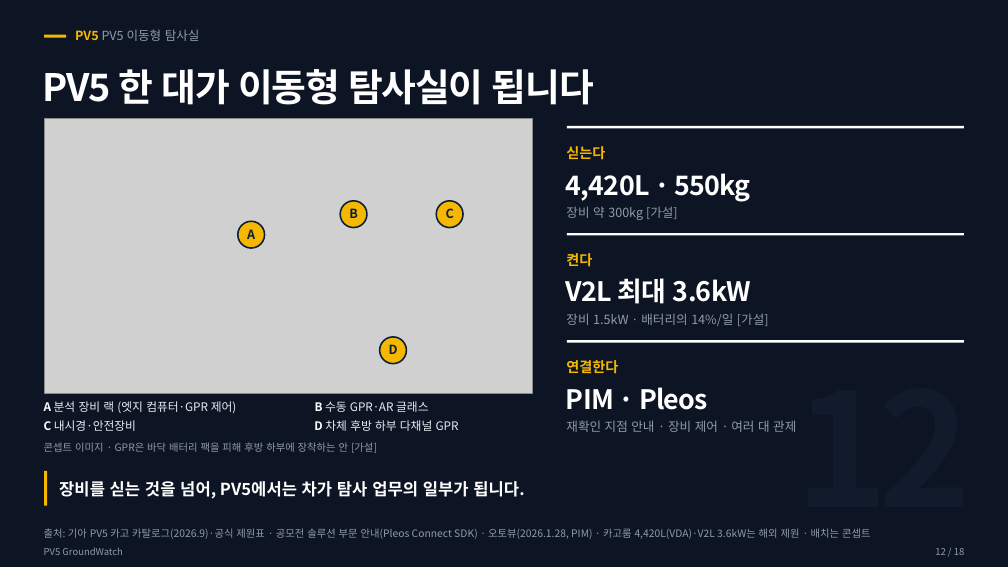
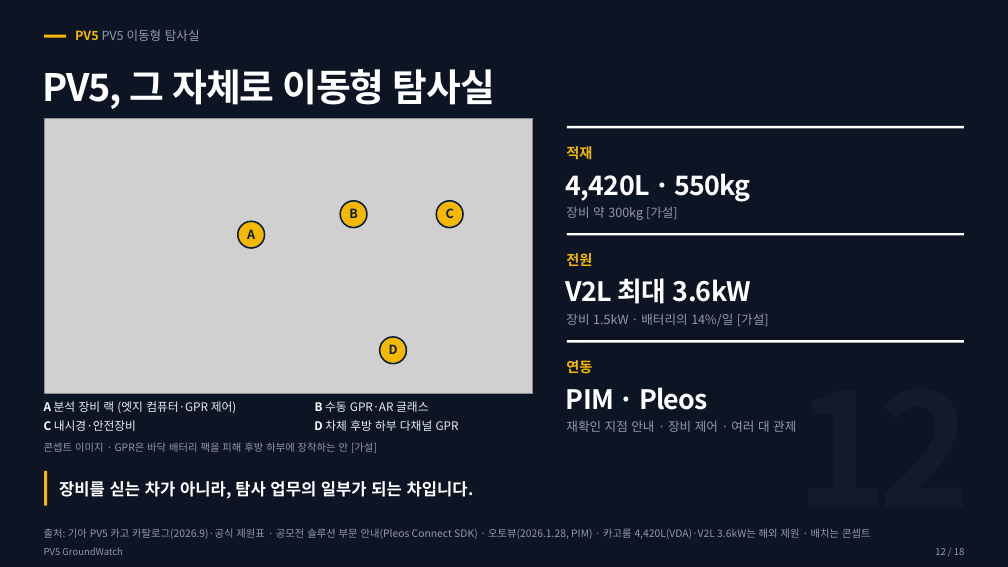
Before and after one commit to woojin-choe/pv5-hose-lab, a slide deck: slide 12 of ppt_all/PV5_GroundWatch_10_26.pptx. Drawn at 1008x567 pixels with LibreOffice and Linux fonts; fonts in the diff are those of the drawing; grey boxes stand for pictures. Boxes give left, top, right and bottom in pixels: in the first picture for what was removed or moved away, otherwise in the second. Text is boxed around its words. In the diff, an @@ line names an element or a change of style, - is before the commit and + after.

```diff
--- a/ppt_all/PV5_GroundWatch_10_26.pptx
+++ b/ppt_all/PV5_GroundWatch_10_26.pptx
@@ text at [43,69,495,109]: text changed @@
-PV5 한 대가 이동형 탐사실이 됩니다
+PV5, 그 자체로 이동형 탐사실
@@ text at [566,146,592,160]: text changed @@
-싣는다
+적재
@@ text at [566,253,592,266]: text changed @@
-켠다
+전원
@@ text at [566,360,592,374]: text changed @@
-연결한다
+연동
@@ text at [59,481,474,499]: text changed @@
-장비를 싣는 것을 넘어, PV5에서는 차가 탐사 업무의 일부가 됩니다.
+장비를 싣는 차가 아니라, 탐사 업무의 일부가 되는 차입니다.
```
Also in this commit, not shown: 15 other slides changed, 21 other files.
